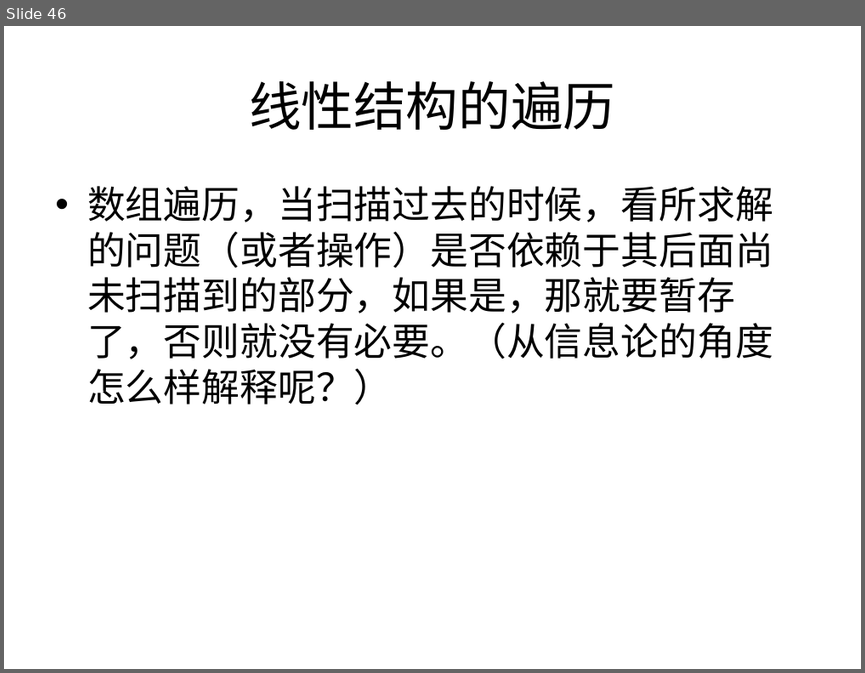
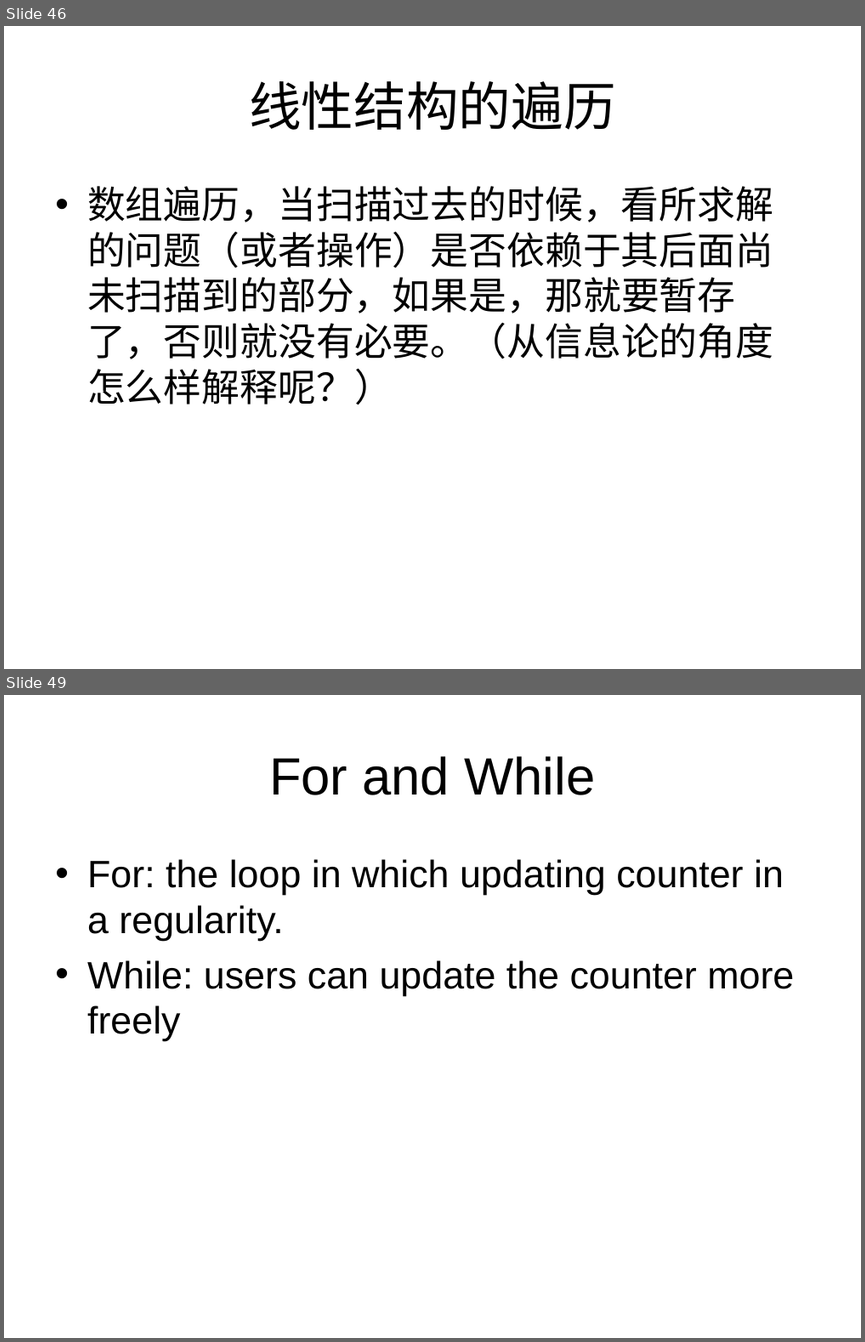
Before and after one commit to houjingbiao/leetcode, a slide deck: solutions/00conclusion.ppt. Shown one above the other, each under a label of ours: slide 46 before the commit, slides 46 and 49 after it; the slides between them are not shown. The pictures are 865x673 and 865x1342 pixels, drawn with LibreOffice and Linux fonts; fonts in the diff are those of the drawing. Boxes give left, top, right and bottom in pixels: in the first picture for what was removed or moved away, otherwise in the second. Text is boxed around its words. In the diff, an @@ line names an element or a change of style, - is before the commit and + after.

```diff
--- a/solutions/00conclusion.ppt
+++ b/solutions/00conclusion.ppt
@@ slide 49 added at bbox=[4, 695, 861, 1338], background #FFFFFF @@
@@ title added at bbox=[269, 756, 595, 795], 44 pt, text #000000 @@
+For and While
@@ text added at bbox=[87, 859, 794, 1041], 32 pt, text #000000 @@
+• For: the loop in which updating counter in a regularity.
+• While: users can update the counter more freely
```
Also in this commit, not shown: 3 other slides added.
